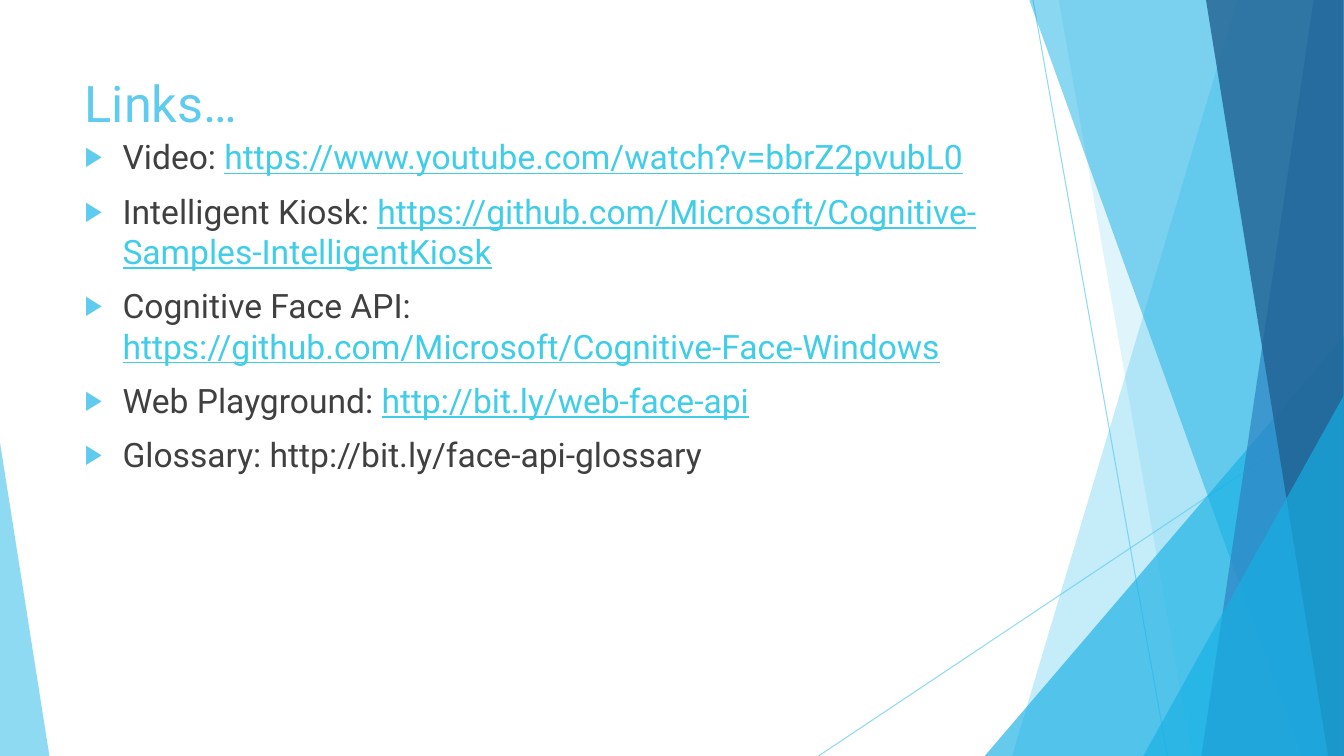
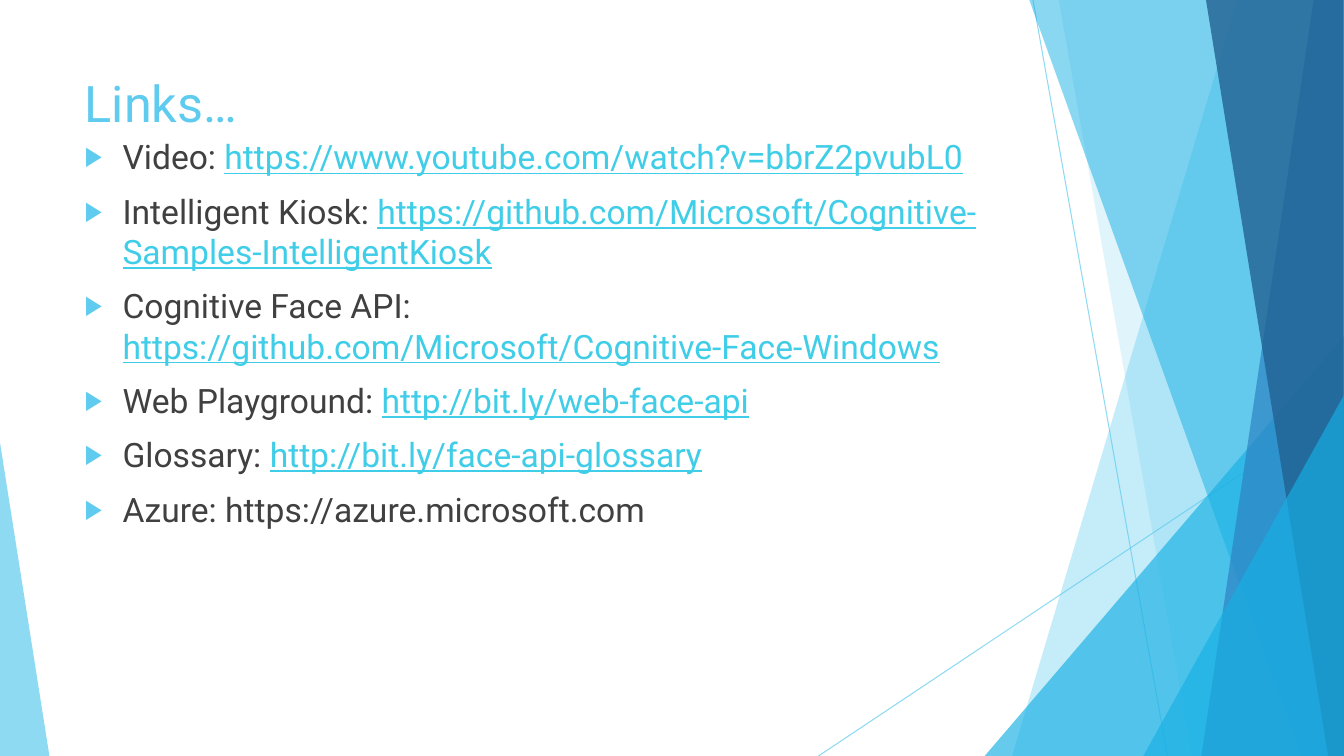
Before and after one commit to pulcher/Robot-Overlord-TV, a slide deck: slide 16 of roltv.pptx (slide 15 before the commit). Drawn at 1344x756 pixels with LibreOffice and Linux fonts; fonts in the diff are those of the drawing. Boxes give left, top, right and bottom in pixels: in the first picture for what was removed or moved away, otherwise in the second. Text is boxed around its words. In the diff, an @@ line names an element or a change of style, - is before the commit and + after.

Commit message:
updated presentation and fixed a problem with the recognition of my face.

```diff
--- a/roltv.pptx
+++ b/roltv.pptx
@@ text at [123, 441, 702, 474]: text colour #404040 to #3FCDE7, underline on in "http://bit.ly/face-api-glossary" @@
@@ text at [123, 496, 645, 529]: paragraph added @@
+▶ Azure: https://azure.microsoft.com
```
Also in this commit, not shown: 2 other slides changed, 3 slides added, 1 slide removed, 1 other file.
